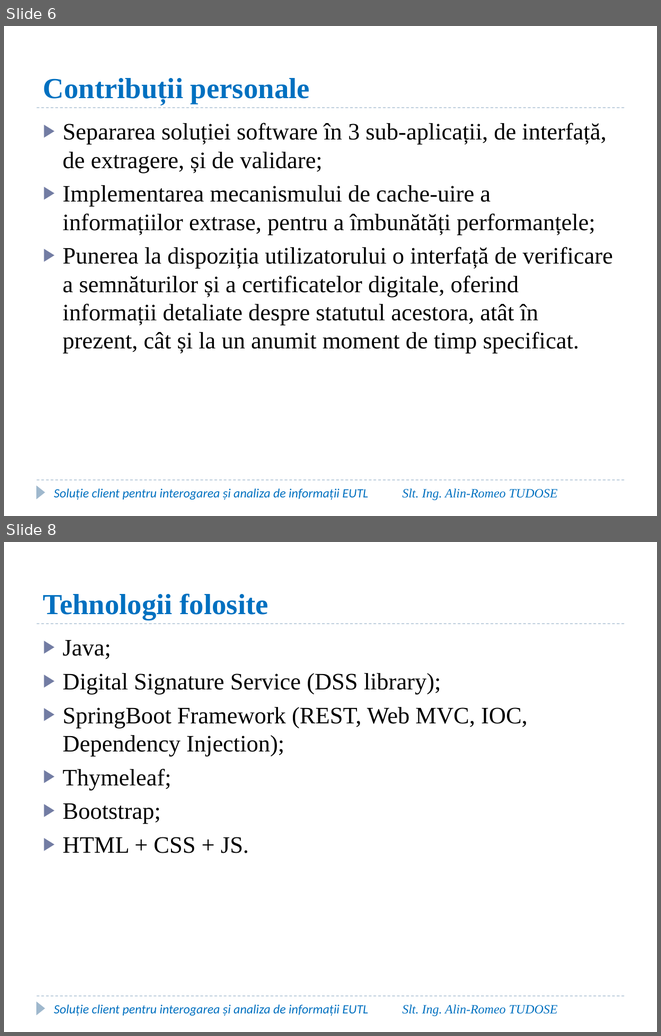
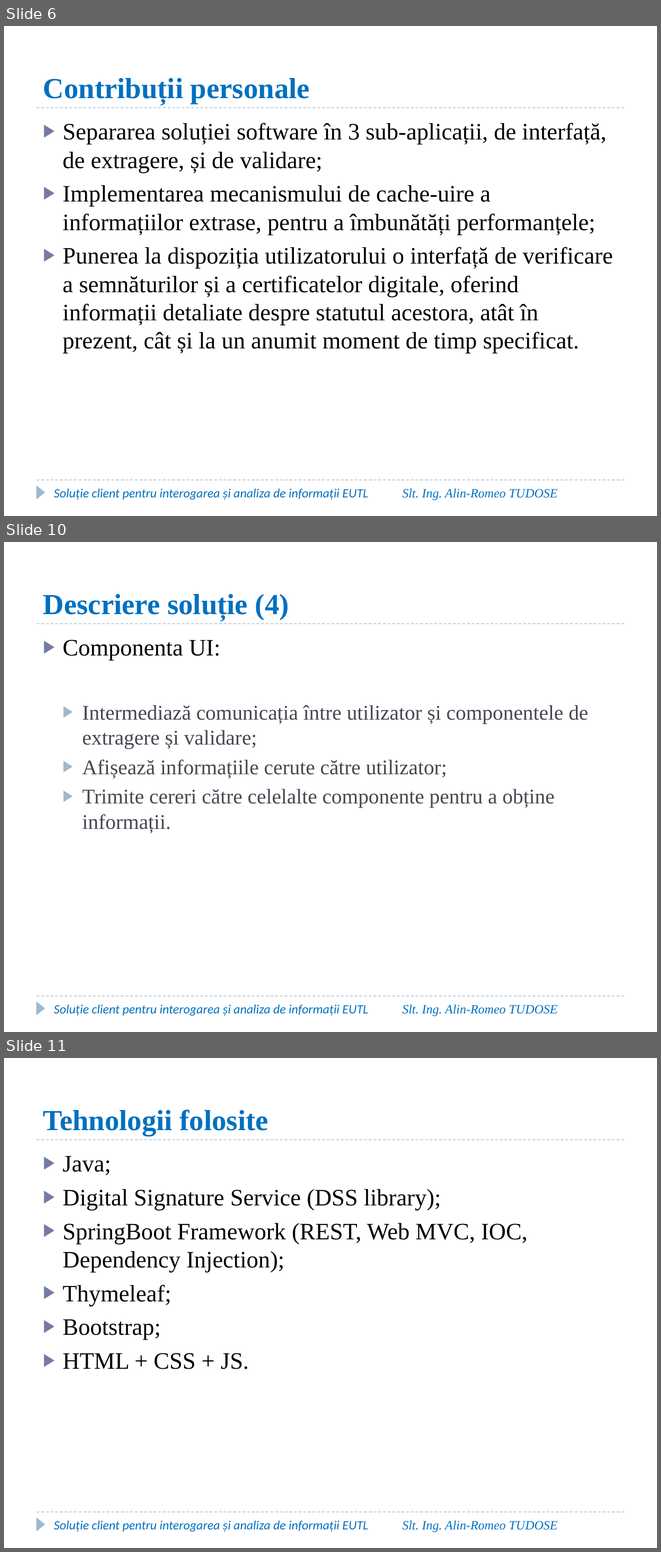
Before and after one commit to AlinTudose98/Disertatie, a slide deck: Documentatie/Prezentare_Disertatie_Tudose_Alin.pptx. Shown one above the other, each under a label of ours: slides 6 and 8 before the commit, slides 6, 10 and 11 after it; the slides between them are not shown. The pictures are 661x1036 and 661x1552 pixels, drawn with LibreOffice and Linux fonts; fonts in the diff are those of the drawing; background and template pictures are left out. Boxes give left, top, right and bottom in pixels: in the first picture for what was removed or moved away, otherwise in the second. Text is boxed around its words. In the diff, an @@ line names an element or a change of style, - is before the commit and + after.

```diff
--- a/Documentatie/Prezentare_Disertatie_Tudose_Alin.pptx
+++ b/Documentatie/Prezentare_Disertatie_Tudose_Alin.pptx
@@ slide 10 added at (4, 542, 657, 1032), background #FFFFFF; not listed: 3 template elements that a slide beside it also shows @@
@@ title added at (43, 594, 289, 620), 32 pt, text #0070C0, bold @@
+Descriere soluție (4)
@@ text added at (63, 640, 588, 833), 23 pt, text #464653 @@
+▶ Componenta UI:
+  ▶ Intermediază comunicația între utilizator și componentele de extragere și validare;
+  ▶ Afișează informațiile cerute către utilizator;
+  ▶ Trimite cereri către celelalte componente pentru a obține informații.
@@ text added at (54, 1004, 368, 1016), 14 pt, text #0070C0, italic @@
+Soluție client pentru interogarea și analiza de informații EUTL
@@ text added at (402, 1004, 558, 1016), 14 pt, text #0070C0, italic @@
+Slt. Ing. Alin-Romeo TUDOSE
@@ what was slide 8 is now slide 11 @@
```
Also in this commit, not shown: 1 slide changed, 2 other slides added.
